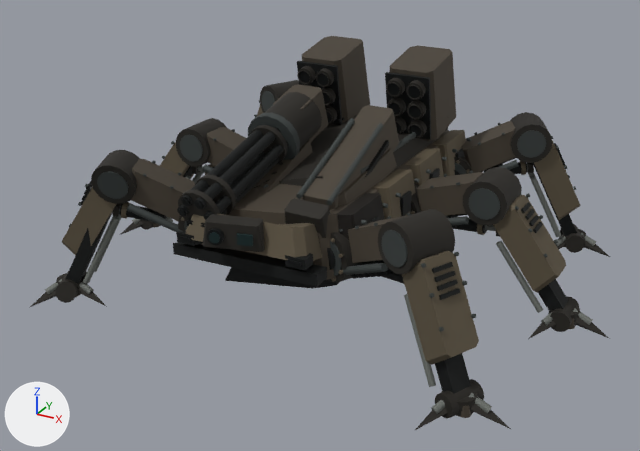
The glTF model assets/ridgeback-mech/mx06_d3_lod0.glb, before and after one commit.
Rendered twice from a 50 mm lens placed at (4.99, -9.51, 5.38), pointed at (-0.01, -0.42, 0.84). Lighting does not change. The marker at lower left points along +X, +Y and +Z. The older version comes first. Where no turn or scale is listed for an object, it has been applied to the vertices. Vertices at exactly the same position are counted once.

In view in the first picture: 'HULL_ARMOR', 'LASER_CANNON', 'MINIGUN_BARRELS', 'MINIGUN_RECEIVER', 'MISSILE_POD_L', 'MISSILE_POD_R', 'SHIN_ARMOR_FL', 'SHIN_ARMOR_FR', 'SHIN_ARMOR_MR', 'SHIN_ARMOR_RR', 'UPPER_ARM_FL', 'UPPER_ARM_FR' and 19 more.
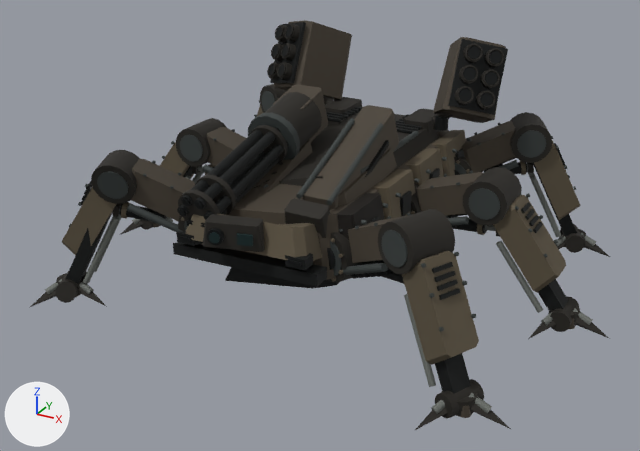
Where the newer file only moved an object's origin or applied its transform, the numbers keep the older frame.

Where the change shows, as pixel boxes [x1, y1, x2, y2] in the pictures (640 x 451 px):
```json
{"object": "MISSILE_POD_R", "change": "reshaped", "before": [385, 45, 456, 141], "after": [433, 37, 508, 123], "on screen": "10% shorter"}
{"object": "MISSILE_POD_L", "change": "reshaped", "before": [297, 36, 370, 125], "after": [267, 20, 352, 100], "on screen": "16% wider, 10% shorter"}
{"part": 1, "of": "me_mesh_0", "change": "added", "after": [323, 95, 335, 105], "on screen": "mostly hidden"}
{"part": 2, "of": "me_mesh_0", "change": "added", "after": [431, 112, 453, 130], "on screen": "mostly hidden"}
```

The change, as JSON lines over the scene's bpy script:
```json
{"block": "me_mesh_0", "where": "# used by ob_hull_armor; location = (0.0, 0.0, 1.16)"}
{"op": "remove", "block": "me_mesh_0", "code": "me_mesh_0.from_pydata(...)  # 1302 vertices, 2216 faces; spans x -1.22..1.22, y -2.31..1.92, z -0.77..1.04"}
{"op": "add", "block": "me_mesh_0", "code": "me_mesh_0.from_pydata(...)  # 1438 vertices, 2472 faces; spans x -1.24..1.24, y -2.31..1.92, z -0.77..1.14"}
{"block": "me_mesh_0", "change": "me_mesh_0 part 1: the loose piece of 34 vertices spanning x -0.69..-0.6, y 1.36..1.58, z -0.22..-0.02 is copied, and the copy is multiplied about its middle by the matrix ((1.358, 1.736, 1.519), (0.173, -1.699, 1.016), (1.301, -1.585, -1.72)), then moved by (-0.3, -0.1, 0.97); it spans x -1.24..-0.66, y 1.22..1.53, z 0.56..1.14"}
{"block": "me_mesh_0", "change": "me_mesh_0 part 2: the loose piece of 34 vertices spanning x 0.81..0.99, y 1.21..1.39, z 0.63..0.81 is copied, and the copy is multiplied about its middle by the matrix ((0.679, -0.087, 2.556), (-0.087, 0.916, 0.833), (-0.651, -0.212, 2.556)), then moved by (0.05, 0.07, 0.13); it spans x 0.66..1.24, y 1.22..1.53, z 0.56..1.14"}
{"block": "me_mesh_0", "change": "other edits to the shape of me_mesh_0 do not show in these pictures"}
{"block": "me_mesh_35", "where": "# used by ob_missile_pod_l; location = (0.0, 1.22, 2.09)"}
{"op": "remove", "block": "me_mesh_35", "code": "me_mesh_35.from_pydata(...)  # 816 vertices, 1576 faces; spans x -0.995..-0.305, y -0.679..0.466, z -0.342..0.731"}
{"op": "add", "block": "me_mesh_35", "code": "me_mesh_35.from_pydata(...)  # 816 vertices, 1576 faces; spans x -1.682..-0.71, y -0.385..0.927, z -0.3..0.951"}
{"block": "me_mesh_35", "change": "me_mesh_35 part 3: the whole mesh is multiplied about its middle by the matrix ((0.866, 0.492, 0.09), (-0.457, 0.705, 0.543), (0.204, -0.511, 0.835)), then moved by (-0.565, 0.367, 0.172)"}
{"block": "me_mesh_36", "where": "# used by ob_missile_pod_r; location = (0.0, 1.22, 2.09)"}
{"op": "remove", "block": "me_mesh_36", "code": "me_mesh_36.from_pydata(...)  # 816 vertices, 1576 faces; spans x 0.305..0.995, y -0.679..0.466, z -0.342..0.731"}
{"op": "add", "block": "me_mesh_36", "code": "me_mesh_36.from_pydata(...)  # 816 vertices, 1576 faces; spans x 0.71..1.682, y -0.385..0.927, z -0.3..0.951"}
{"block": "me_mesh_36", "change": "me_mesh_36 part 4: the whole mesh is multiplied about its middle by the matrix ((0.866, -0.492, -0.09), (0.457, 0.705, 0.543), (-0.204, -0.511, 0.835)), then moved by (0.565, 0.367, 0.172)"}
```
